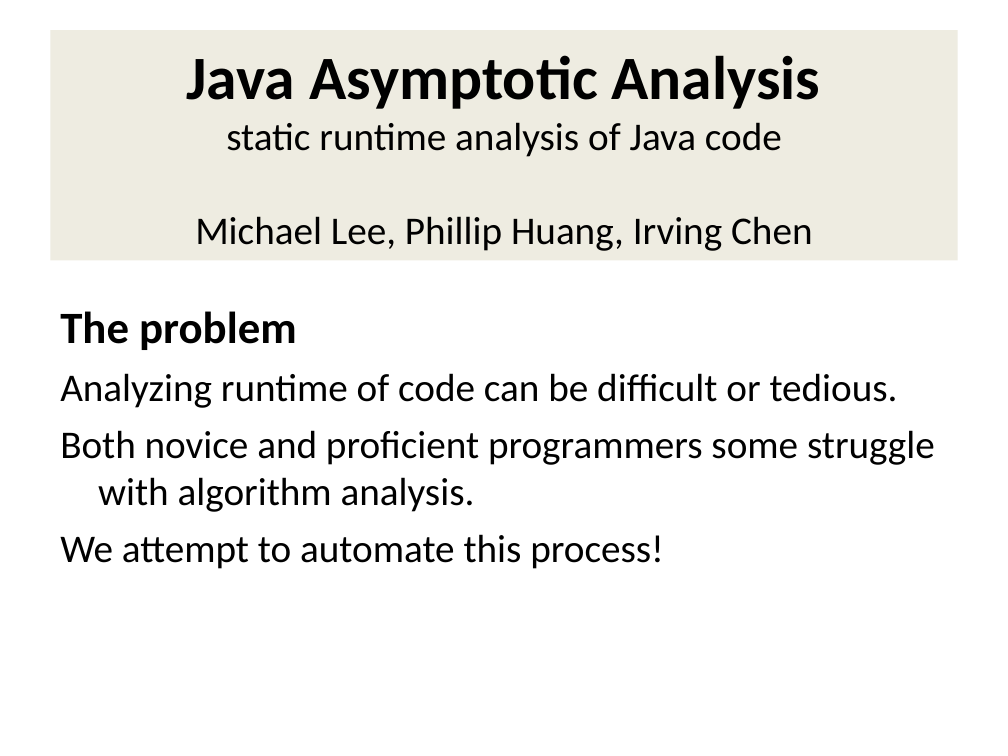
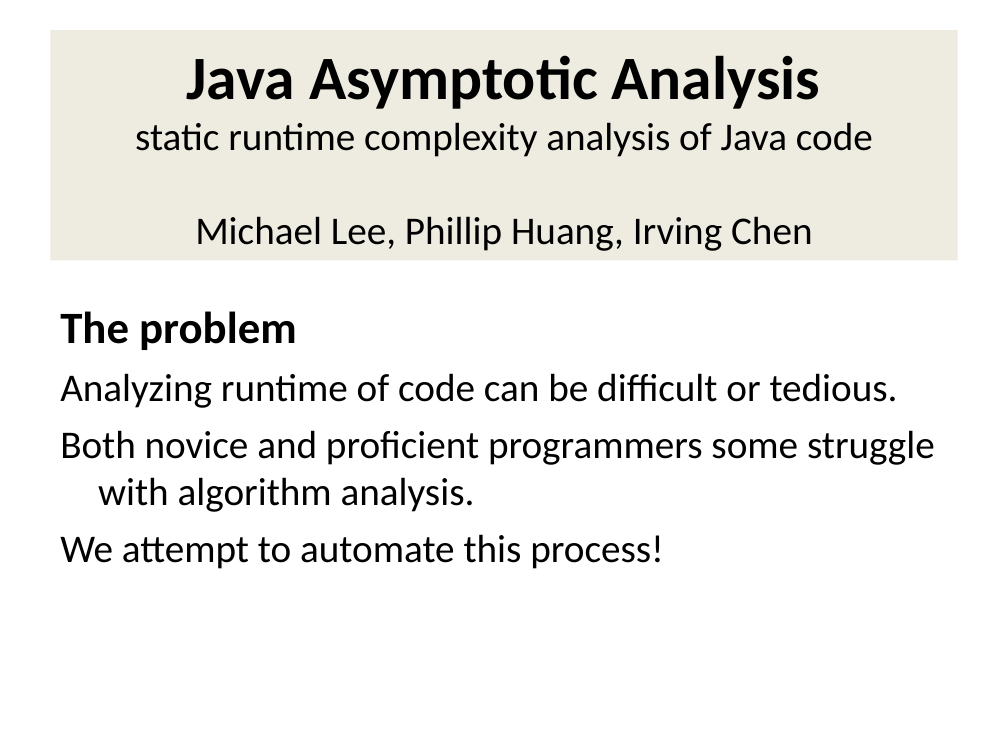
Before and after one commit to Michael0x2a/asymptotic-analysis-tool, a slide deck: slide 1 of poster.ppt. Drawn at 1008x756 pixels with LibreOffice and Linux fonts; fonts in the diff are those of the drawing. Boxes give left, top, right and bottom in pixels: in the first picture for what was removed or moved away, otherwise in the second. Text is boxed around its words. In the diff, an @@ line names an element or a change of style, - is before the commit and + after.

```diff
--- a/poster.ppt
+++ b/poster.ppt
@@ title at box(135, 55, 873, 251): text changed @@
-Java Asymptotic Analysis
-static runtime analysis of Java code
-Michael Lee, Phillip Huang, Irving Chen
+Java Asymptotic Analysis
+static runtime complexity analysis of Java code
+Michael Lee, Phillip Huang, Irving Chen
```
Also in this commit, not shown: 3 other slides changed, 1 slide removed.
